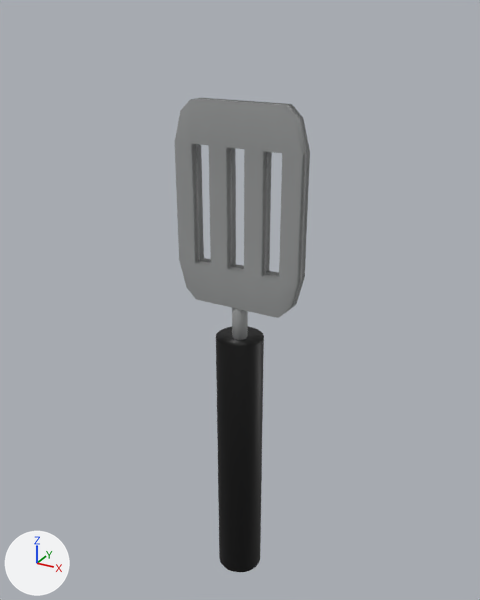
The FBX model My project (2)/Assets/Artists/Miel/models/spatel.fbx: old version first, new version second.
Camera for both pictures: a camera (50 mm lens) standing at (2.06, -3.75, 4.29) and looking at (-0.05, 0.1, 2.37). Every picture has the same lights, and +X, +Y and +Z are marked at lower left. The picture after the commit comes second. Where no turn or scale is listed for an object, it has been applied to the vertices.
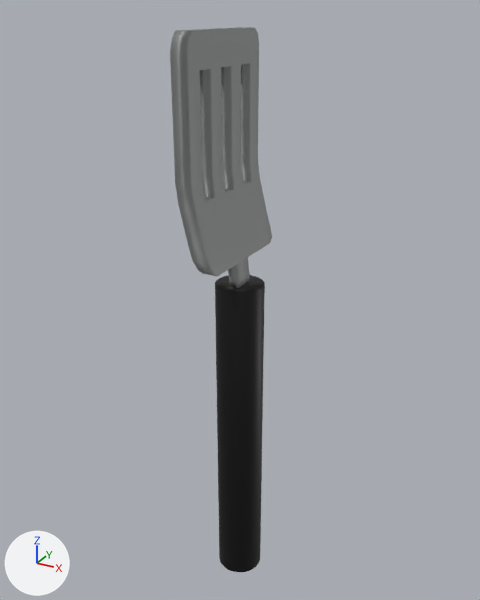
The newer file is also rescaled (x1.626), turned or shifted as a whole; pictures and numbers use the older file's frame.

Pixel boxes (x1, y1, x2, y2) of what changed, in the pictures (480 x 600 px):
'Cube', deleted: before (175, 98, 310, 318)
'Cube.002', added: after (170, 27, 272, 276)
'Cylinder', moved, rescaled (21% taller): before (216, 327, 264, 572); after (215, 275, 265, 572)
'Cylinder.001', deleted: before (232, 308, 248, 340)
'Cube.001', added: after (228, 258, 250, 288)

Edits to the bpy script that builds the scene:
```text
Add me_cube_003:
    me_cube_003.from_pydata(...)  # 200 vertices, 204 faces; spans x -0.197..0.058, y -0.436..0.436, z -0.615..0.831
    me_cube_003.materials.append(mat_material)  # picture img_spatel_t_png
Add me_cube:
    me_cube.from_pydata(...)  # 20 vertices, 18 faces; spans x -0.054..0.036, y -0.08..0.08, z -0.03..0.197
    me_cube.materials.append(mat_material_004)  # picture img_spatel_t_png
Remove ob_cube:
    ob_cube = bpy.data.objects.new('Cube', me_cube_001)
    ob_cube.location = (0.0, 0.0, 3.068)
Remove ob_cylinder_001:
    ob_cylinder_001 = bpy.data.objects.new('Cylinder.001', me_cylinder_001)
    ob_cylinder_001.location = (0.0, 0.0, 2.263)
Change ob_cylinder:
    ob_cylinder.location: (0.0, 0.0, 1.094) -> (0.0, 0.0, 1.3)
    ob_cylinder.scale: (0.00173, 0.0104, 0.00173) -> (0.00173, 0.0124, 0.00173)
Add ob_cube_002:
    ob_cube_002 = bpy.data.objects.new('Cube.002', me_cube_003)
    ob_cube_002.location = (-0.016, 0.007, 3.345)
Add ob_cube_001:
    ob_cube_001 = bpy.data.objects.new('Cube.001', me_cube)
    ob_cube_001.location = (-0.002, 0.0, 2.561)
```
